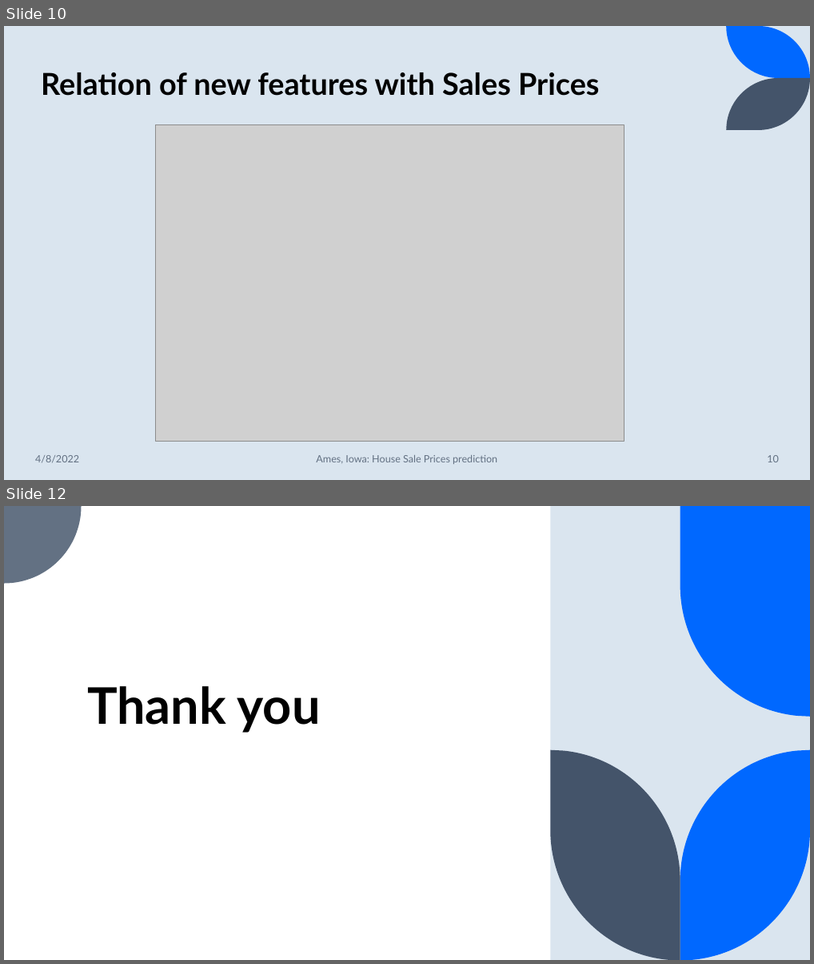
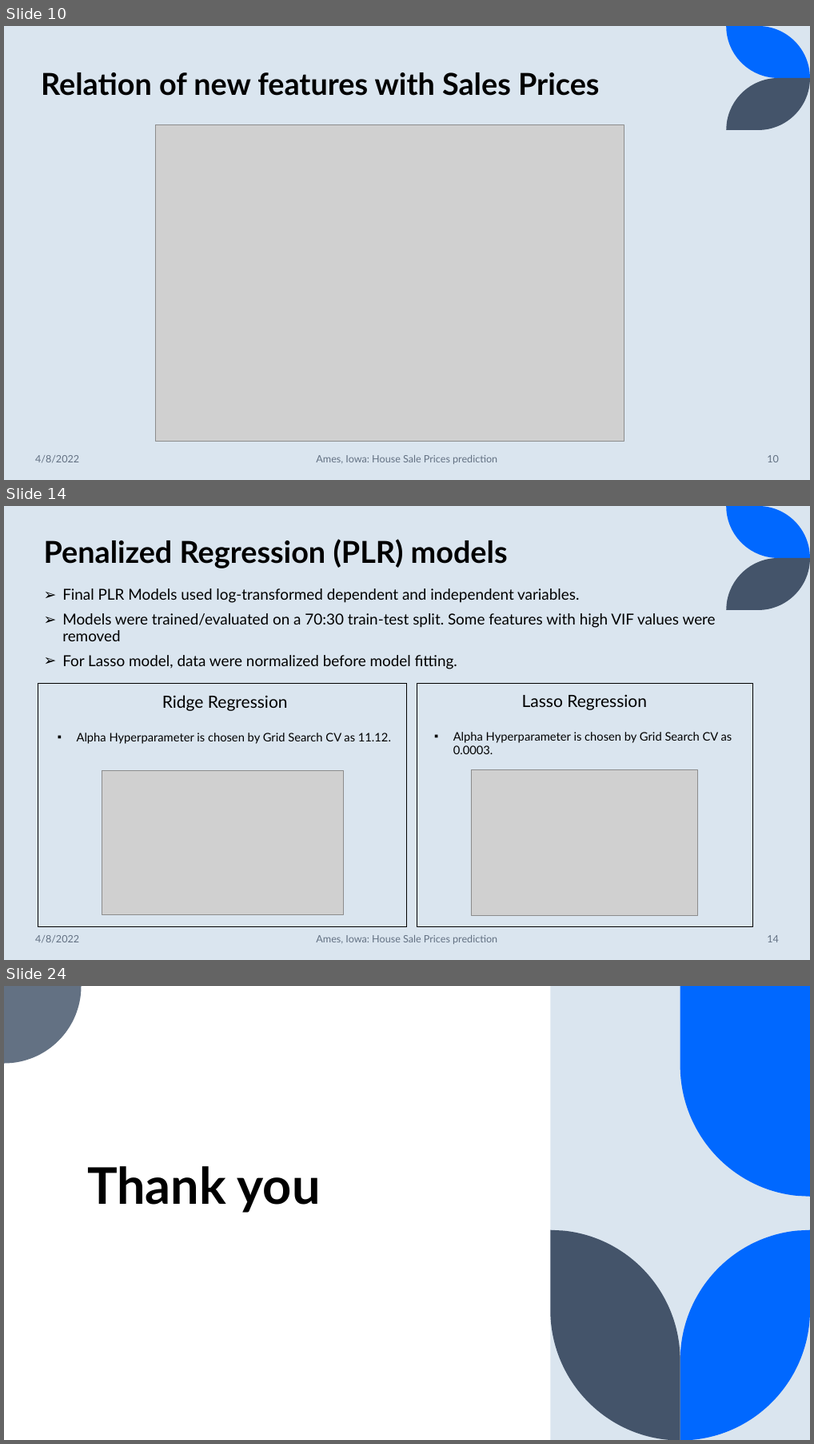
Before and after one commit to suhitasva/ML_Project, a slide deck: ML_Project.pptx. Shown one above the other, each under a label of ours: slides 10 and 12 before the commit, slides 10, 14 and 24 after it; the slides between them are not shown. The pictures are 814x964 and 814x1444 pixels, drawn with LibreOffice and Linux fonts; fonts in the diff are those of the drawing; grey boxes stand for pictures. Boxes give left, top, right and bottom in pixels: in the first picture for what was removed or moved away, otherwise in the second. Text is boxed around its words. In the diff, an @@ line names an element or a change of style, - is before the commit and + after.

```diff
--- a/ML_Project.pptx
+++ b/ML_Project.pptx
@@ slide 14 added at (x1=4, y1=506, x2=810, y2=960), background #DAE5EF; not listed: 2 template elements that a slide beside it also shows @@
@@ title added at (x1=44, y1=539, x2=508, y2=568), 36 pt, text #000000, bold @@
+Penalized Regression (PLR) models
@@ text added at (x1=62, y1=588, x2=716, y2=669), 18 pt, text #000000 @@
+➢ Final PLR Models used log-transformed dependent and independent variables.
+➢ Models were trained/evaluated on a 70:30 train-test split. Some features with high VIF values were removed
+➢ For Lasso model, data were normalized before model fitting.
@@ rectangle added at (x1=38, y1=684, x2=407, y2=927), outline #000000 1 pt @@
@@ text added at (x1=77, y1=695, x2=391, y2=744), 14 pt, text #000000 @@
+Ridge Regression
+▪ Alpha Hyperparameter is chosen by Grid Search CV as 11.12.
@@ rectangle added at (x1=417, y1=684, x2=754, y2=927), outline #000000 1 pt @@
@@ text added at (x1=454, y1=694, x2=733, y2=754), 14 pt, text #000000 @@
+Lasso Regression
+▪ Alpha Hyperparameter is chosen by Grid Search CV as 0.0003.
@@ picture added at (x1=102, y1=771, x2=343, y2=914) @@
@@ picture added at (x1=472, y1=770, x2=698, y2=915) @@
@@ text added at (x1=35, y1=935, x2=79, y2=943), 12 pt, text #637183 @@
+4/8/2022
@@ text added at (x1=316, y1=935, x2=498, y2=944), 12 pt, text #637183 @@
+Ames, Iowa: House Sale Prices prediction
@@ page number added at (x1=767, y1=935, x2=779, y2=942), 12 pt, text #637183 @@
+14
@@ what was slide 12 is now slide 24 @@
```
Also in this commit, not shown: 12 other slides added, 1 slide removed.
